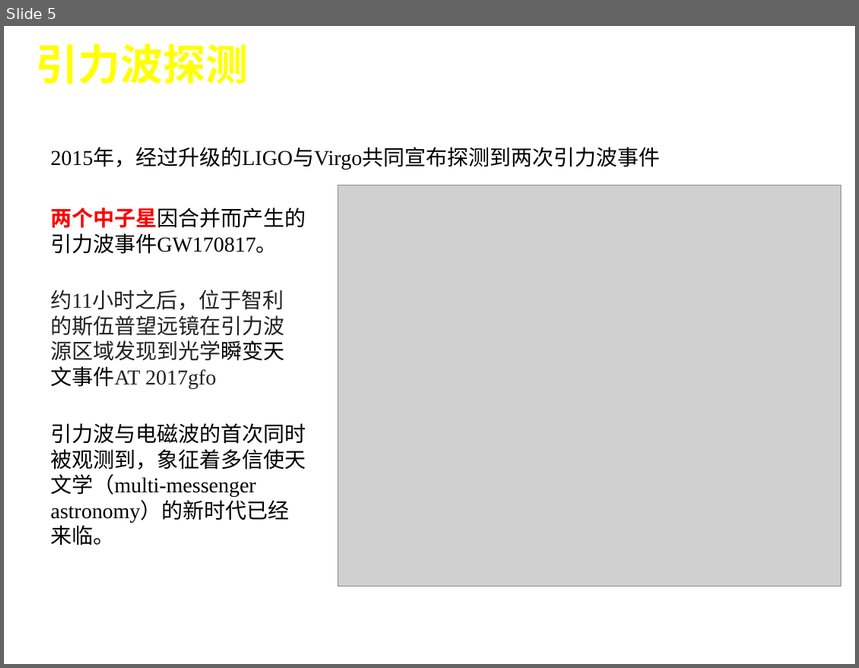
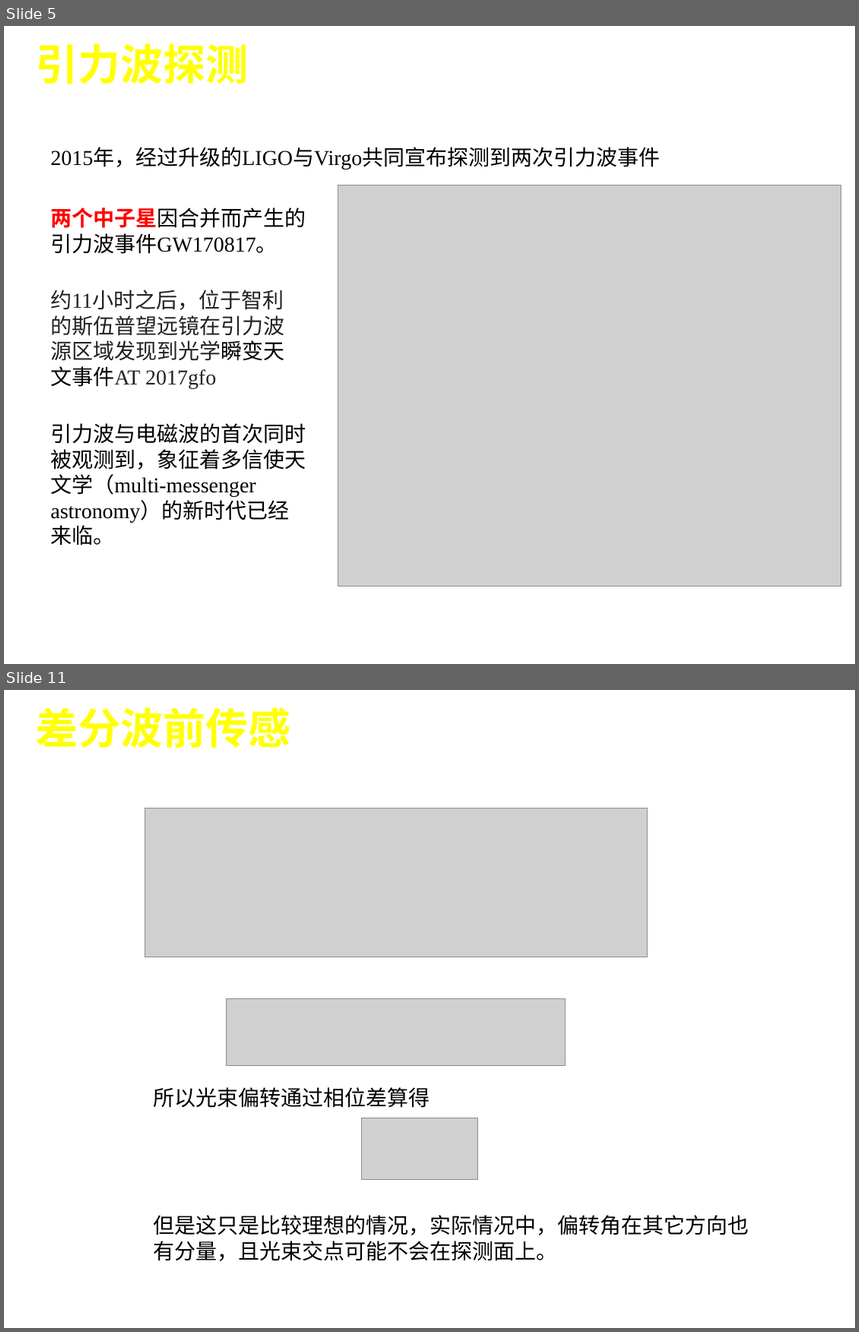
Before and after one commit to cateliu/Test, a slide deck: 第二学年/Report/开题报告/Reference.pptx. Shown one above the other, each under a label of ours: slide 5 before the commit, slides 5 and 11 after it; the slides between them are not shown. The pictures are 859x668 and 859x1332 pixels, drawn with LibreOffice and Linux fonts; fonts in the diff are those of the drawing; grey boxes stand for pictures; background and template pictures are left out. Boxes give left, top, right and bottom in pixels: in the first picture for what was removed or moved away, otherwise in the second. Text is boxed around its words. In the diff, an @@ line names an element or a change of style, - is before the commit and + after.

```diff
--- a/第二学年/Report/开题报告/Reference.pptx
+++ b/第二学年/Report/开题报告/Reference.pptx
@@ slide 11 added at [4, 690, 855, 1328], background #FFFFFF @@
@@ title added at [36, 707, 291, 748], 36 pt, text #FFFF00, bold @@
+差分波前传感
@@ picture added at [145, 809, 647, 958] @@
@@ picture added at [226, 999, 565, 1066] @@
@@ text added at [153, 1087, 430, 1108], 18 pt, text #000000 @@
+所以光束偏转通过相位差算得
@@ picture added at [361, 1118, 478, 1180] @@
@@ text added at [153, 1215, 749, 1262], 18 pt, text #000000 @@
+但是这只是比较理想的情况，实际情况中，偏转角在其它方向也有分量，且光束交点可能不会在探测面上。
```
Also in this commit, not shown: 3 slides changed, 10 other slides added, 1 slide removed, 7 other files.
